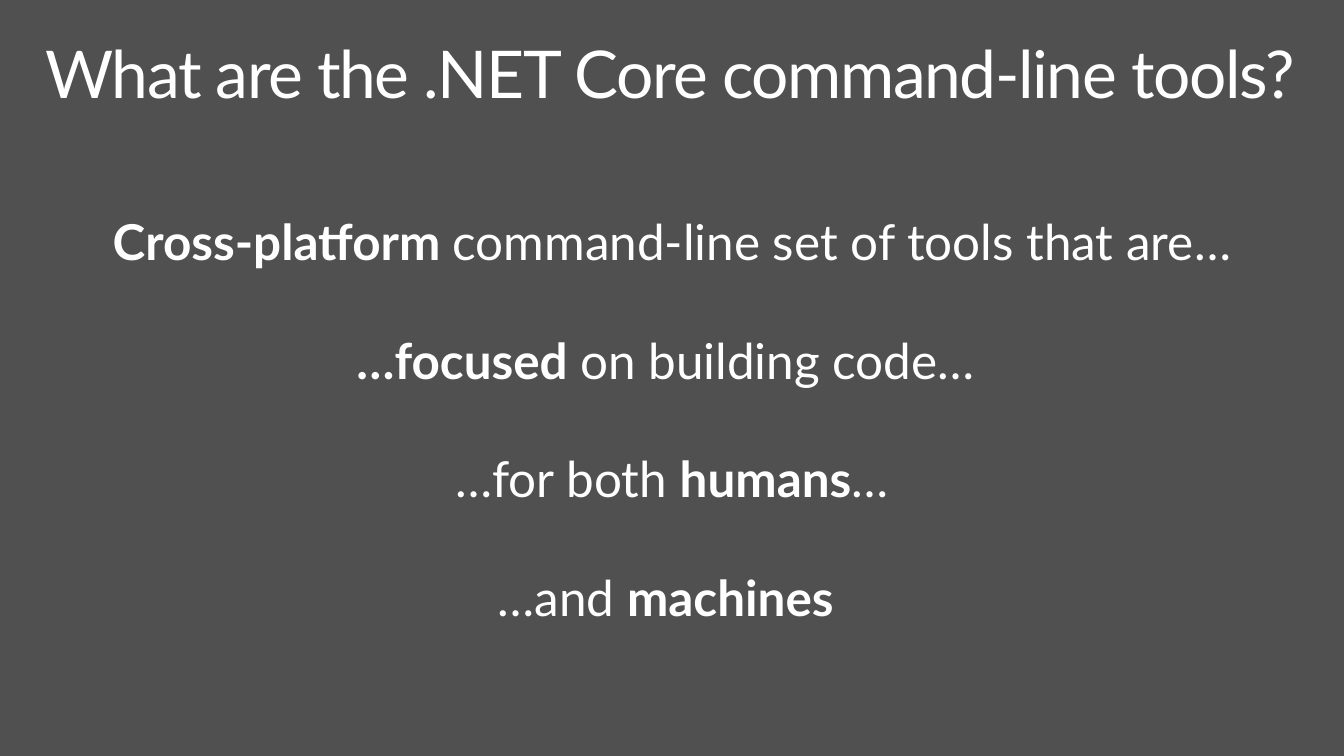
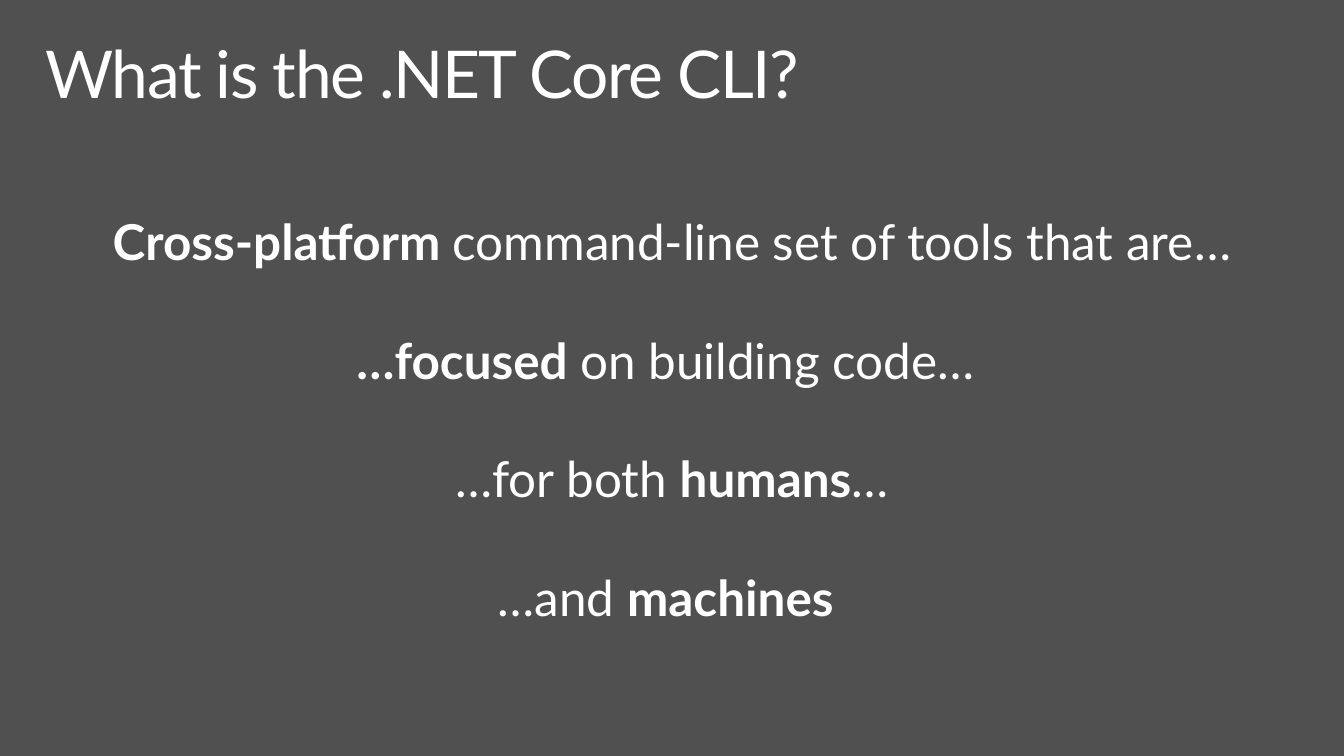
Before and after one commit to spboyer/angular-aspnetcore-workshop, a slide deck: slide 26 of docs/1-Overview-Setup-and-Getting-Started/netcore-workshop-overview-tools.pptx. Drawn at 1344x756 pixels with LibreOffice and Linux fonts; fonts in the diff are those of the drawing; background and template pictures are left out. Boxes give left, top, right and bottom in pixels: in the first picture for what was removed or moved away, otherwise in the second. Text is boxed around its words. In the diff, an @@ line names an element or a change of style, - is before the commit and + after.

Commit message:
.NET Core deck updates

```diff
--- a/docs/1-Overview-Setup-and-Getting-Started/netcore-workshop-overview-tools.pptx
+++ b/docs/1-Overview-Setup-and-Getting-Started/netcore-workshop-overview-tools.pptx
@@ title at (x1=45, y1=49, x2=800, y2=99): text changed @@
-What are the .NET Core command-line tools?
+What is the .NET Core CLI?
```
Also in this commit, not shown: 8 other slides changed, 3 slides added, 11 slides removed.
